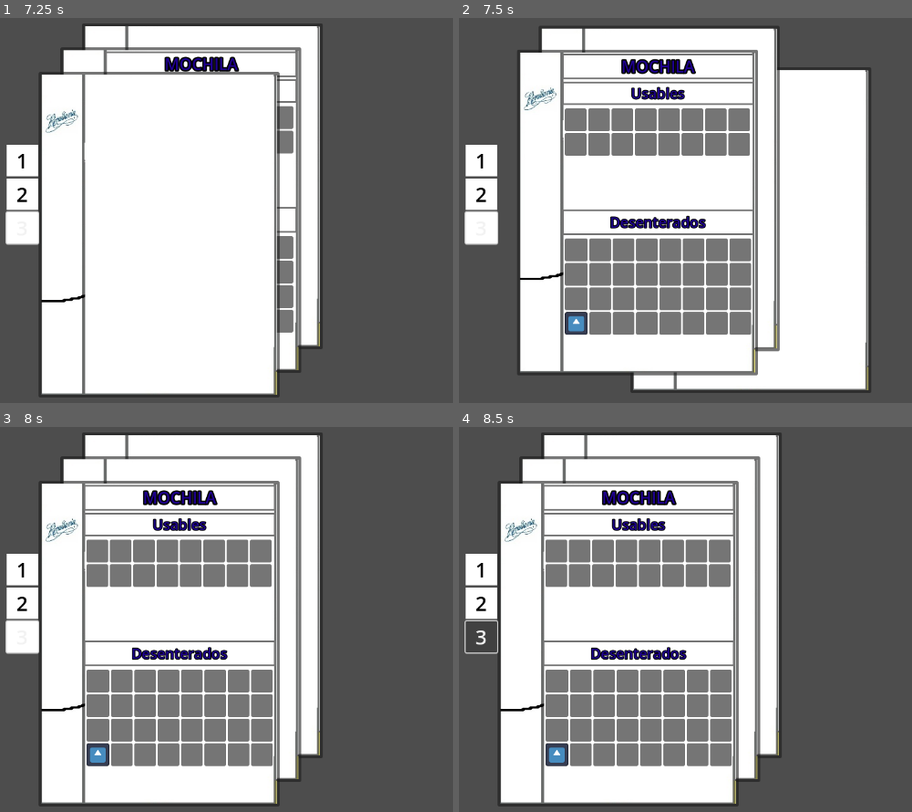
Above: before the commit, frames 1-4 (two rows, left to right).
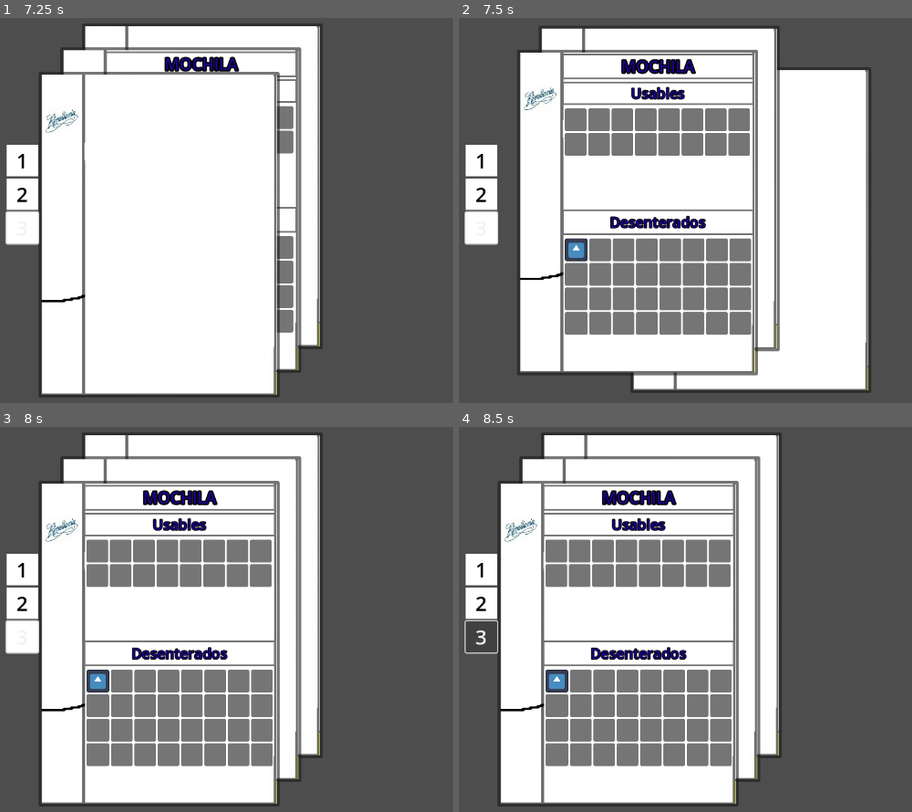
Above: after the commit, the same moments.

Repository: DAGimenez/Detector_Proyect
Game: Godot game, scene res://Escenas/ui/ui.tscn
Same seed, same stepped clock (60 frames per second), same inputs: the game is played once before the commit and once after it. This scene is started directly instead of the project's main scene. The engine's default icon, where the game draws it, is replaced by a stand-in: a white triangle on a blue panel in a dark square.
Inputs (mouse positions are in pixels of both pictures, inside the frame that each line leads up to):
- Up to frame 1 (7.25 s): click "1" at 0.5 s; click "2" at 1.25 s; click "3" at 2 s; tap Enter at 2.75, 5, 6.5 s; move the mouse to (312, 179) at 2.77 s; hold D (vi_right) 2.78-3.5 s; hold E (vi_e) 2.78-3.5 s; click (312, 179) at 2.92 s; tap Space at 3.5, 5.75 s; drag from (9, 222) to (117, 283) at 3.52 s; move the mouse to (226, 110) at 4.27 s; hold D (vi_right) 4.28-5 s; tap Shift (vi_shift) at 4.35 s; click (226, 110) at 4.42 s; drag from (117, 283) to (outside the picture) at 5.02 s; move the mouse to (371, 264) at 5.77 s; hold A (vi_left) 5.78-6.5 s; hold Q (vi_q) 5.78-6.5 s; click (371, 264) at 5.92 s; drag from (outside the picture) to (45, 98) at 6.52 s
- Up to frame 2 (7.5 s): tap Space at 7.25 s; move the mouse to (649, 202) at 7.27 s; hold Down (ui_down) from 7.28 s (still down); hold E (vi_e) from 7.28 s (still down); click (649, 202) at 7.42 s
- Up to frame 3 (8 s): keep holding Down (ui_down); keep holding E (vi_e)
- Up to frame 4 (8.5 s): release Down (ui_down) at 8 s; release E (vi_e) at 8 s; drag from (504, 507) to (468, 631) at 8.02 s

Frame 1 is identical in both runs. In frame 2, 0.6% of the frame differs, in the area x 23-29%, y 57-83%; in frame 3, 0.6%, in the area x 19-25%, y 63-89%; in frame 4, 0.6%.

Commit message:
objetos inmovibles
creamos la función de como recolecta la mochila los objetos inmovibles(objetos recolectados del escenarios)

Diff:
--- a/detector-proyecto/Escenas/inventario/objetos_inmovibles/objetos_inmovibles.gd
+++ b/detector-proyecto/Escenas/inventario/objetos_inmovibles/objetos_inmovibles.gd
@@ -1,20 +1,32 @@
 extends TextureRect
 
 
-func _ready() -> void:
-	colocarse_en_panel_mas_cercano()
-func colocarse_en_panel_mas_cercano():
-	var panels := get_tree().get_nodes_in_group("objetos_inmovibles")
-	var mas_cercano : PanelContainer = null
-	var distancia_min := INF
 
-	for panel in panels:
-		var d = panel.global_position.distance_to(global_position)
-		if d < distancia_min:
-			distancia_min = d
-			mas_cercano = panel
+var recurso_del_objeto: Resource
+var cantidad: int = 1
 
-	if mas_cercano:
-		get_parent().remove_child(self)
-		mas_cercano.add_child(self)
-		global_position = mas_cercano.global_position
+
+
+func actualizar_cantidad(valor: int):
+	cantidad += valor
+	if has_node("Label"):
+		$Label.text = str(cantidad)
+
+#func _ready() -> void:
+	#colocarse_en_panel_mas_cercano()
+	#
+#func colocarse_en_panel_mas_cercano():
+	#var panels := get_tree().get_nodes_in_group("objetos_inmovibles")
+	#var mas_cercano : PanelContainer = null
+	#var distancia_min := INF
+#
+	#for panel in panels:
+		#var d = panel.global_position.distance_to(global_position)
+		#if d < distancia_min:
+			#distancia_min = d
+			#mas_cercano = panel
+#
+	#if mas_cercano:
+		#get_parent().remove_child(self)
+		#mas_cercano.add_child(self)
+		#global_position = mas_cercano.global_position
--- a/detector-proyecto/Escenas/inventario/objetos_inmovibles/objetos_inmovibles.tscn
+++ b/detector-proyecto/Escenas/inventario/objetos_inmovibles/objetos_inmovibles.tscn
@@ -9,3 +9,11 @@
 pivot_offset = Vector2(191, 147)
 expand_mode = 1
 script = ExtResource("1_w6nu3")
+
+[node name="Label" type="Label" parent="."]
+custom_minimum_size = Vector2(20, 10)
+layout_mode = 0
+offset_left = 22.0
+offset_top = 18.0
+offset_right = 62.0
+offset_bottom = 41.0
--- a/detector-proyecto/Escenas/ui/ui.gd
+++ b/detector-proyecto/Escenas/ui/ui.gd
@@ -16,7 +16,20 @@
 
 
 func recolectar_objetos(objeto: Resource):
-	var new_objeto_inmovible = objetos_inmovible.instantiate()
-	new_objeto_inmovible.texture = objeto.sprite
-	new_objeto_inmovible.position = objetos_desenterados.position
-	grid_desenterados.add_child(new_objeto_inmovible)
+	for slot in grid_desenterados.get_children():
+		if slot.get_child_count() > 0:
+			var objeto_existente = slot.get_child(0)
+			if objeto_existente.get("recurso_del_objeto") == objeto:
+				if objeto_existente.has_method("actualizar_cantidad"):
+					objeto_existente.actualizar_cantidad(1)
+				return
+
+	for slot in grid_desenterados.get_children():
+		if slot.get_child_count() == 0:
+			var new_objeto = objetos_inmovible.instantiate()
+
+			new_objeto.texture = objeto.sprite
+			new_objeto.recurso_del_objeto = objeto
+
+			slot.add_child(new_objeto)
+			return
